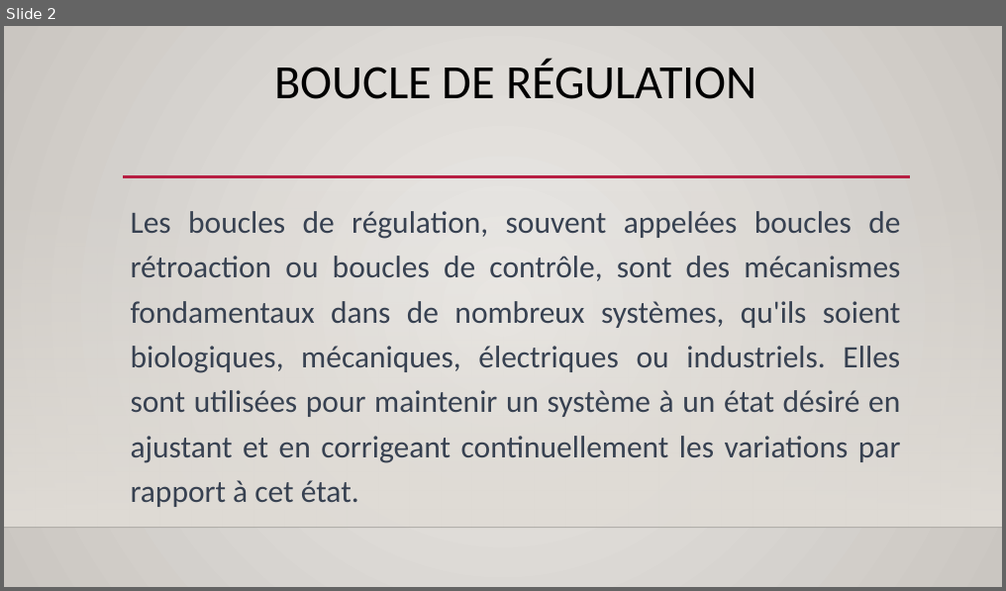
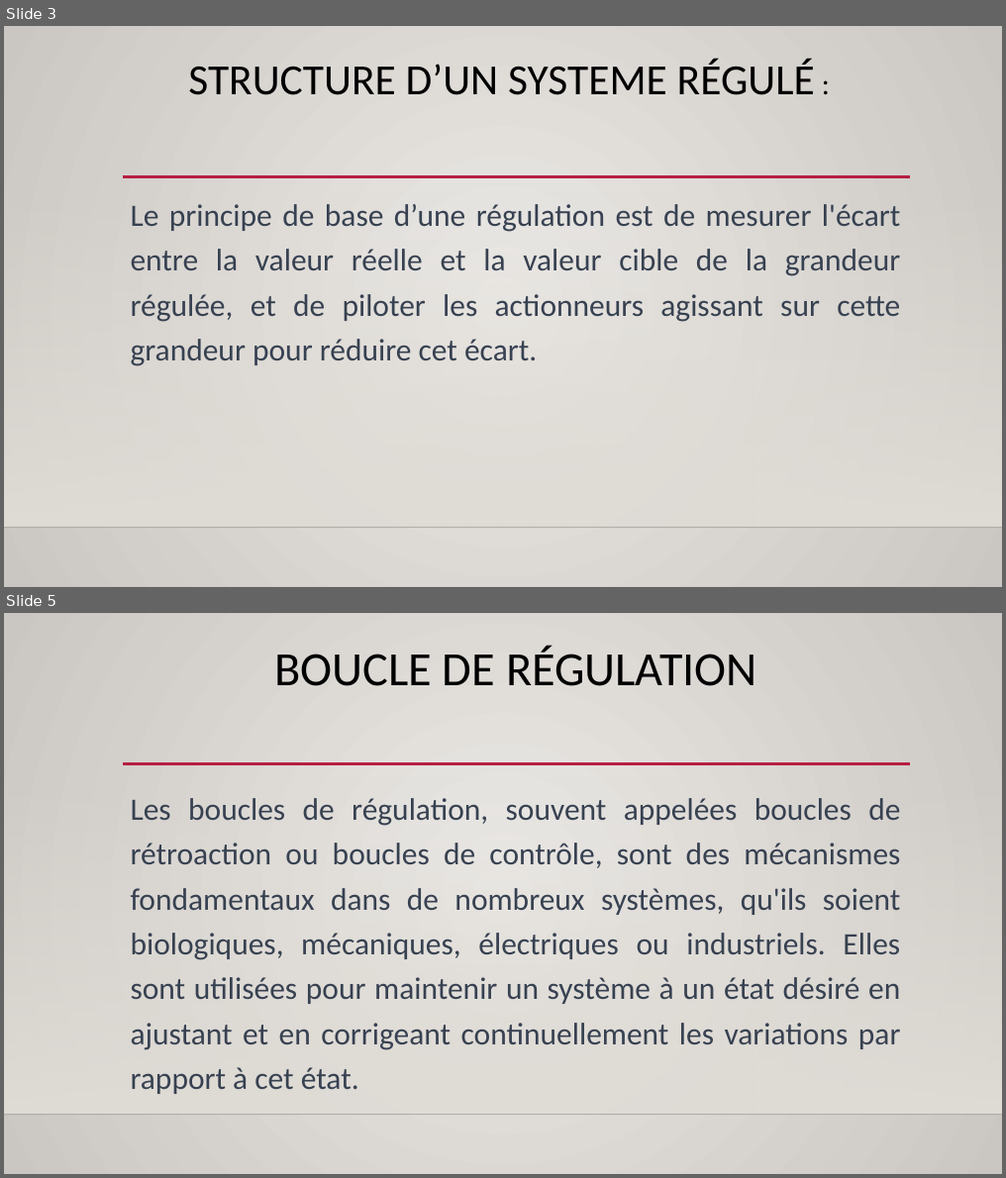
Before and after one commit to Aboudara/Document, a slide deck: Formation regulation.pptx. Shown one above the other, each under a label of ours: slide 2 before the commit, slides 3 and 5 after it; the slides between them are not shown. The pictures are 1006x591 and 1006x1178 pixels, drawn with LibreOffice and Linux fonts; fonts in the diff are those of the drawing; background and template pictures are left out. Boxes give left, top, right and bottom in pixels: in the first picture for what was removed or moved away, otherwise in the second. Text is boxed around its words. In the diff, an @@ line names an element or a change of style, - is before the commit and + after.

```diff
--- a/Formation regulation.pptx
+++ b/Formation regulation.pptx
@@ slide 3 added at [4, 26, 1002, 587], background gradient #ECEAE7 to #CAC7C1; not listed: 3 template elements that a slide beside it also shows @@
@@ title added at [188, 59, 815, 95], 41.4 pt, text #000000 @@
+STRUCTURE D’UN SYSTEME RÉGULÉ :
@@ text added at [131, 204, 900, 367], 30 pt, text #374151 @@
+Le principe de base d’une régulation est de mesurer l'écart entre la valeur réelle et la valeur cible de la grandeur régulée, et de piloter les actionneurs agissant sur cette grandeur pour réduire cet écart.
@@ what was slide 2 is now slide 5 @@
```
Also in this commit, not shown: 2 slides changed, 7 other slides added, 1 slide removed.
